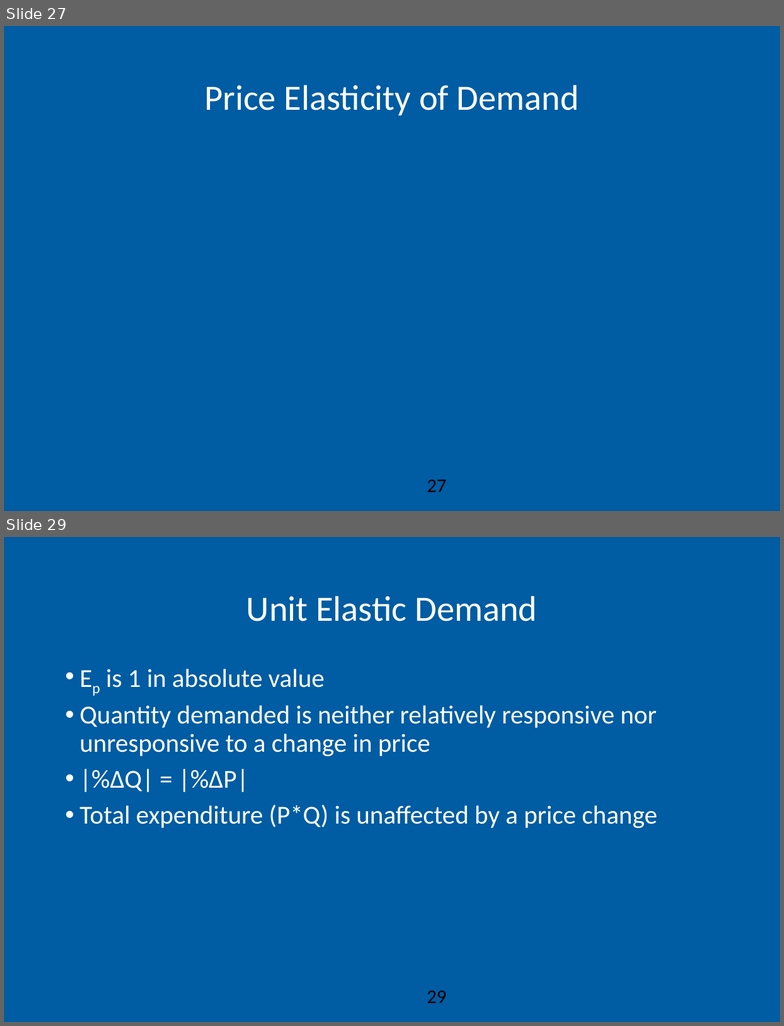
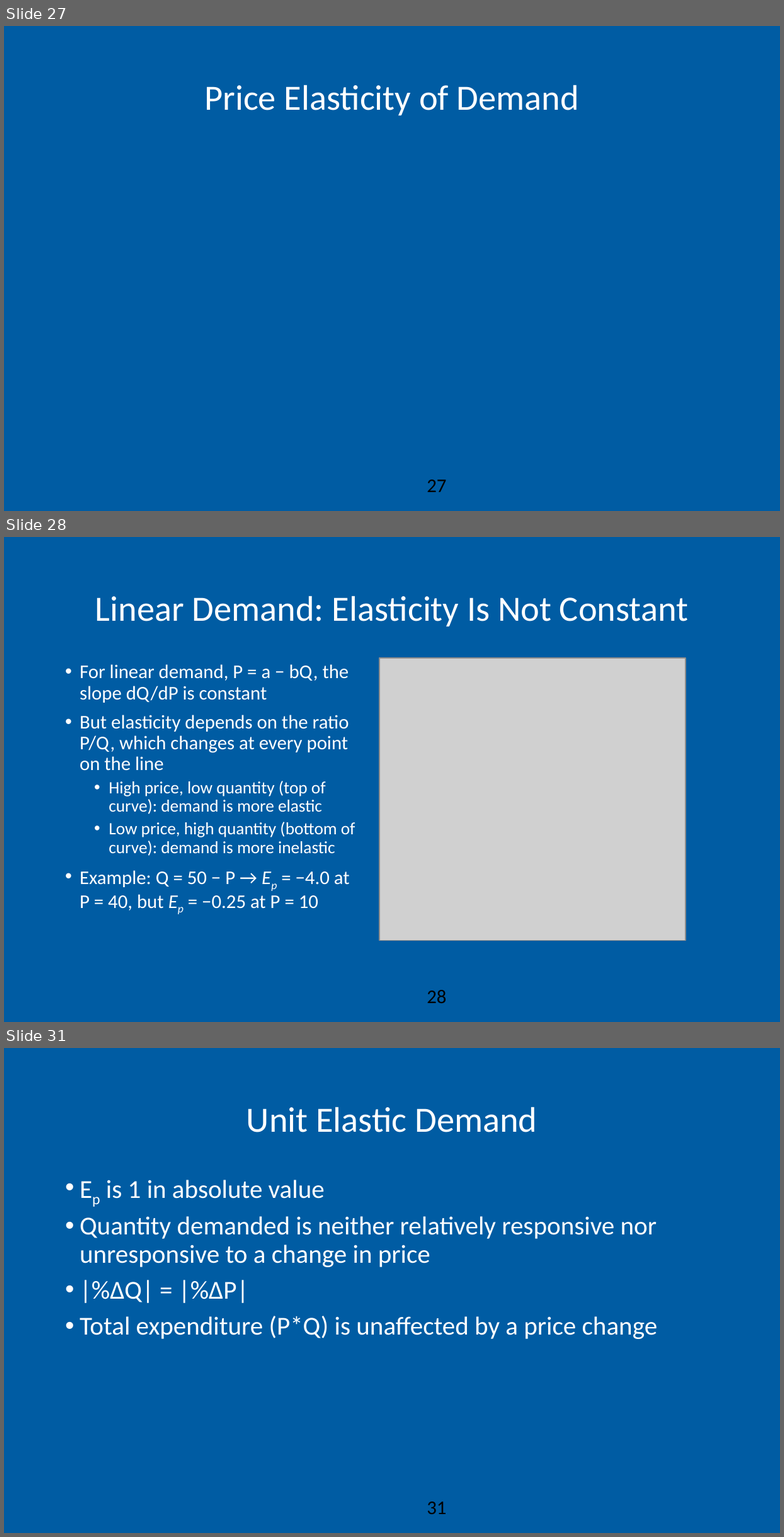
Before and after one commit to AEGDDI/idr305, a slide deck: lectures/L3.pptx. Shown one above the other, each under a label of ours: slides 27 and 29 before the commit, slides 27, 28 and 31 after it; the slides between them are not shown. The pictures are 784x1026 and 784x1537 pixels, drawn with LibreOffice and Linux fonts; fonts in the diff are those of the drawing; grey boxes stand for pictures; background and template pictures are left out. Boxes give left, top, right and bottom in pixels: in the first picture for what was removed or moved away, otherwise in the second. Text is boxed around its words. In the diff, an @@ line names an element or a change of style, - is before the commit and + after.

```diff
--- a/lectures/L3.pptx
+++ b/lectures/L3.pptx
@@ slide 28 added at bbox=[4, 537, 780, 1022], background #FFFFFF; not listed: 2 template elements that a slide beside it also shows @@
@@ title added at bbox=[95, 596, 688, 626], 33 pt, text #FFFFFF @@
+Linear Demand: Elasticity Is Not Constant
@@ text added at bbox=[80, 664, 356, 911], 18 pt, text #FFFFFF @@
+• For linear demand, P = a − bQ, the slope dQ/dP is constant
+• But elasticity depends on the ratio P/Q, which changes at every point on the line
+  • High price, low quantity (top of curve): demand is more elastic
+  • Low price, high quantity (bottom of curve): demand is more inelastic
+• Example: Q = 50 − P → Ep = −4.0 at P = 40, but Ep = −0.25 at P = 10
@@ picture added at bbox=[379, 658, 686, 941] @@
@@ what was slide 29 is now slide 31 @@
@@ page number at bbox=[427, 1502, 446, 1514]: text changed @@
-29
+31
```
Also in this commit, not shown: 4 slides changed, 3 other slides added, 3 other files.
